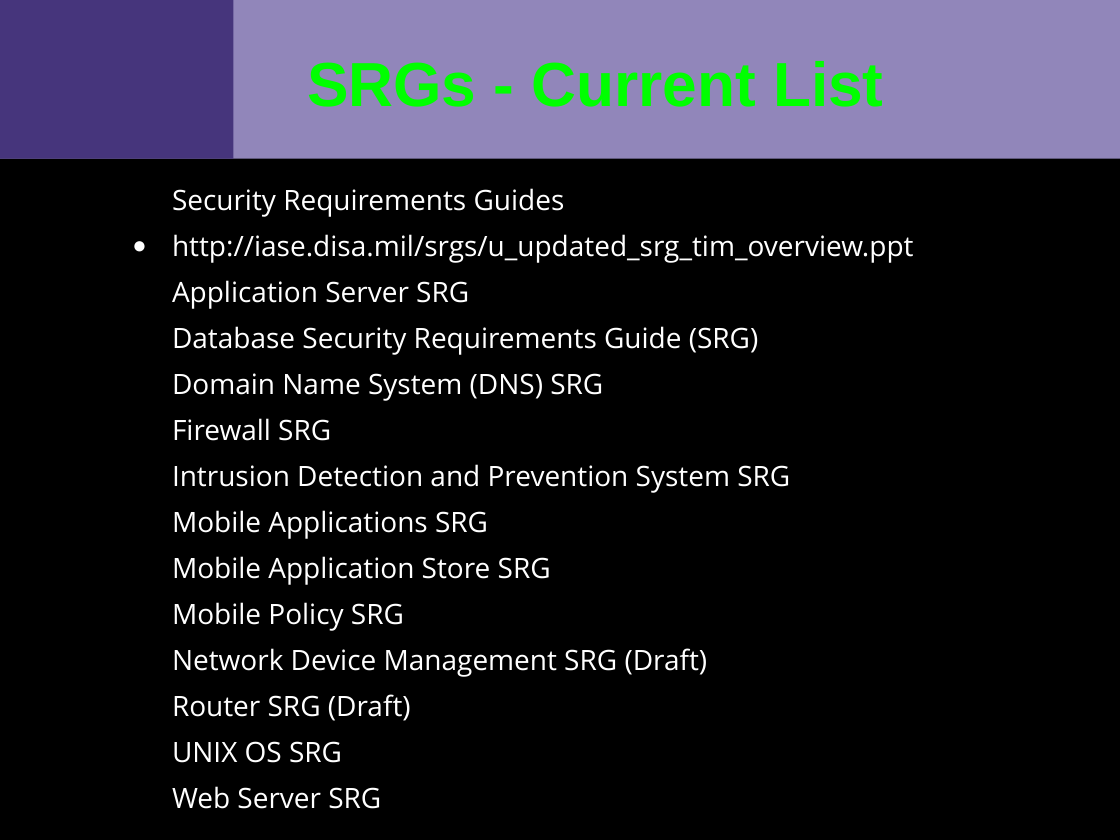
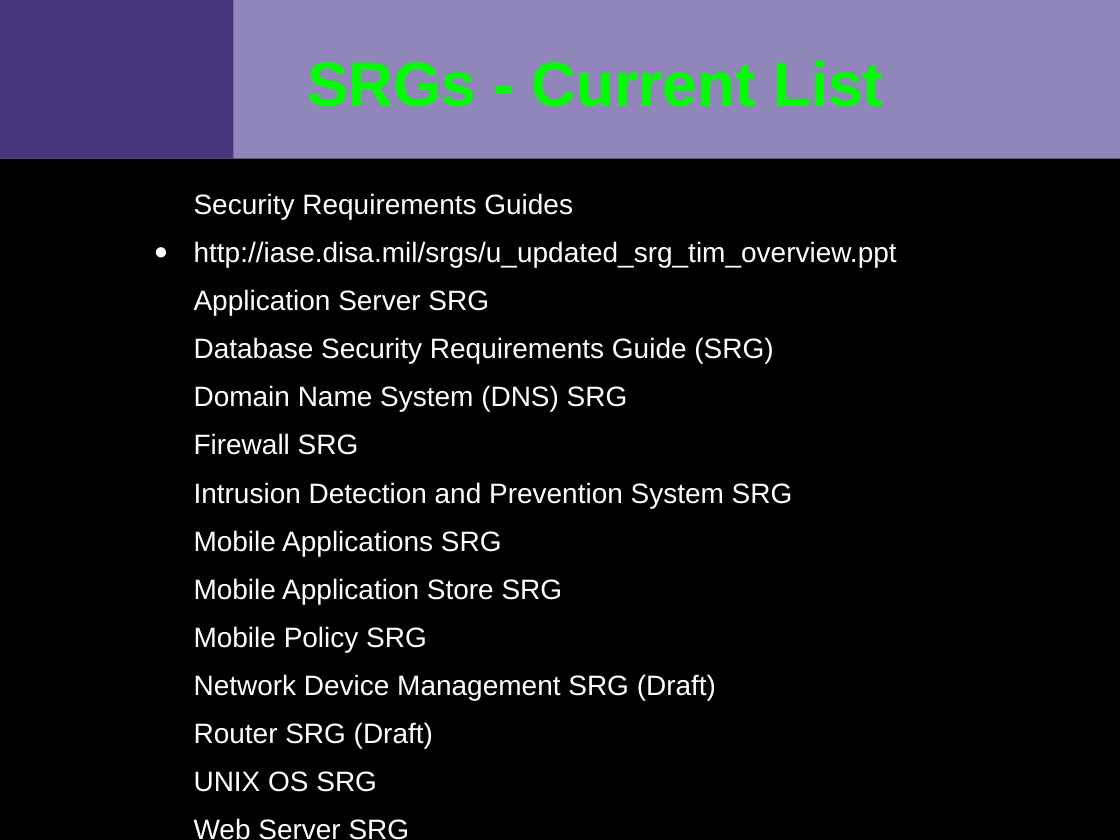
Before and after one commit to VCTLabs/elc2015-presentations, a slide deck: slide 7 of security_IoT/security_assessment_slides.odp. Drawn at 1120x840 pixels with LibreOffice and Linux fonts; fonts in the diff are those of the drawing; background and template pictures are left out. Boxes give left, top, right and bottom in pixels: in the first picture for what was removed or moved away, otherwise in the second. Text is boxed around its words. In the diff, an @@ line names an element or a change of style, - is before the commit and + after.

```diff
--- a/security_IoT/security_assessment_slides.odp
+++ b/security_IoT/security_assessment_slides.odp
@@ text "Security Requirements Guides": place and size @@
-text "Security Requirements Guides" at (172, 188, 914, 809)
+text "Security Requirements Guides" at (194, 193, 897, 792)
@@ text "Security Requirements Guides" at (194, 193, 897, 792): font Open Sans to Arial; indent changed; more space between paragraphs @@
```
Also in this commit, not shown: 11 other slides changed, 1 other file.
